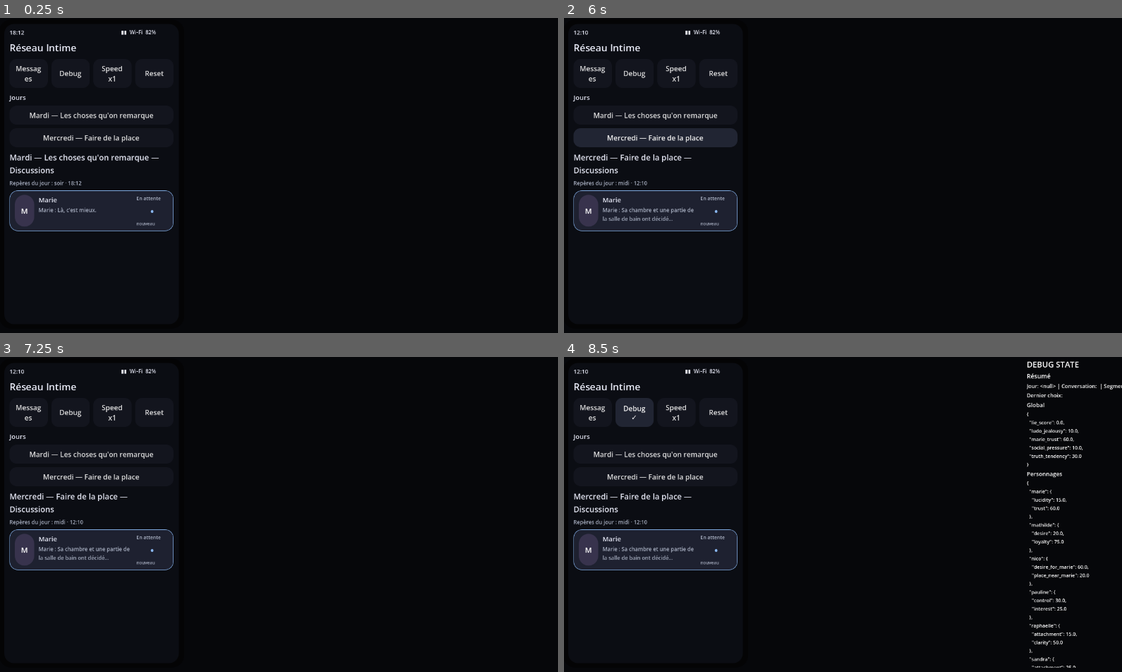
Above: before the commit, frames 1-4 (two rows, left to right).
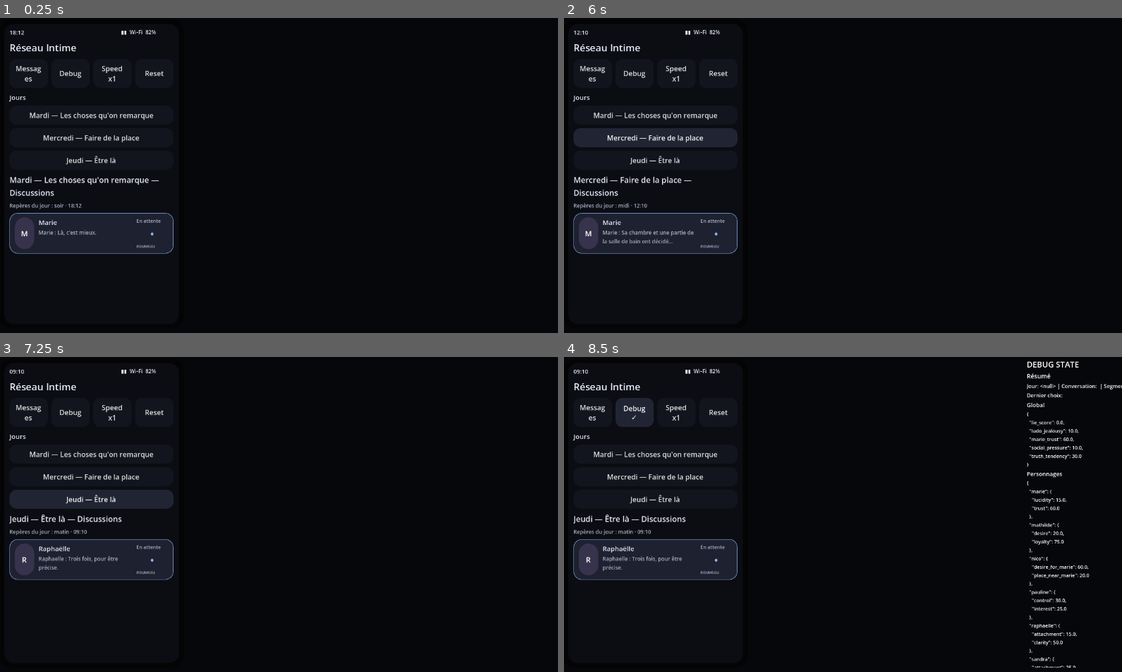
Above: after the commit, the same moments.

Repository: ludowww/reseau-intime
Game: Godot game, scene res://scenes/Main.tscn
The game is run twice, just before and just after one commit, with the same random seed, the same clock (stepped at 60 frames per second) and the same inputs.
Inputs (mouse positions are in pixels of both pictures, inside the frame that each line leads up to):
- Up to frame 1 (0.25 s): no input
- Up to frame 2 (6 s): click "Messages" at 0.5 s; click "Debug" at 1.25 s; click "Debug ✓" at 2 s; click "Speed x1" at 2.75 s; click "Speed x3" at 3.5 s; click "Speed x8" at 4.25 s; click "Mardi — Les choses qu'on rema…" at 5 s; click "Mercredi — Faire de la place" at 5.75 s
- Up to frame 3 (7.25 s): click (89, 498) at 6.5 s, where only the run after the commit has a clickable "Jeudi — Être là"
- Up to frame 4 (8.5 s): click "Messages" at 7.25 s; click "Debug" at 8 s

The runs differ from the first frame. In frame 1, 5.2% of the frame differs, in the area x 1-32%, y 43-75%; in frame 2, 5.2%; in frame 3, 4.5%; in frame 4, 3.0%.

Commit message:
runtime: activate modular Thursday data

Diff:
--- a/game/scripts/core/DataLoader.gd
+++ b/game/scripts/core/DataLoader.gd
@@ -7,6 +7,7 @@
 const CHAPTER_INDEX_PATHS := [
 	"res://data/conversations/chapter_01_modular_index.json",
 	"res://data/conversations/chapter_02_modular_index.json",
+	"res://data/conversations/chapter_03_modular_index.json",
 ]
 const LEGACY_CHAPTER_INDEX_PATHS := [
 	"res://data/conversations/chapter_01_index.json",
@@ -23,6 +24,7 @@
 	"res://data/visual_content/placeholders.json",
 	"res://data/visual_content/chapter_01_proofs.json",
 	"res://data/visual_content/chapter_02_proofs.json",
+	"res://data/visual_content/chapter_03_proofs.json",
 ]
 const LEGACY_VISUAL_CONTENT_PATHS := [
 	"res://data/visual_content/chapter_04_proofs.json",
